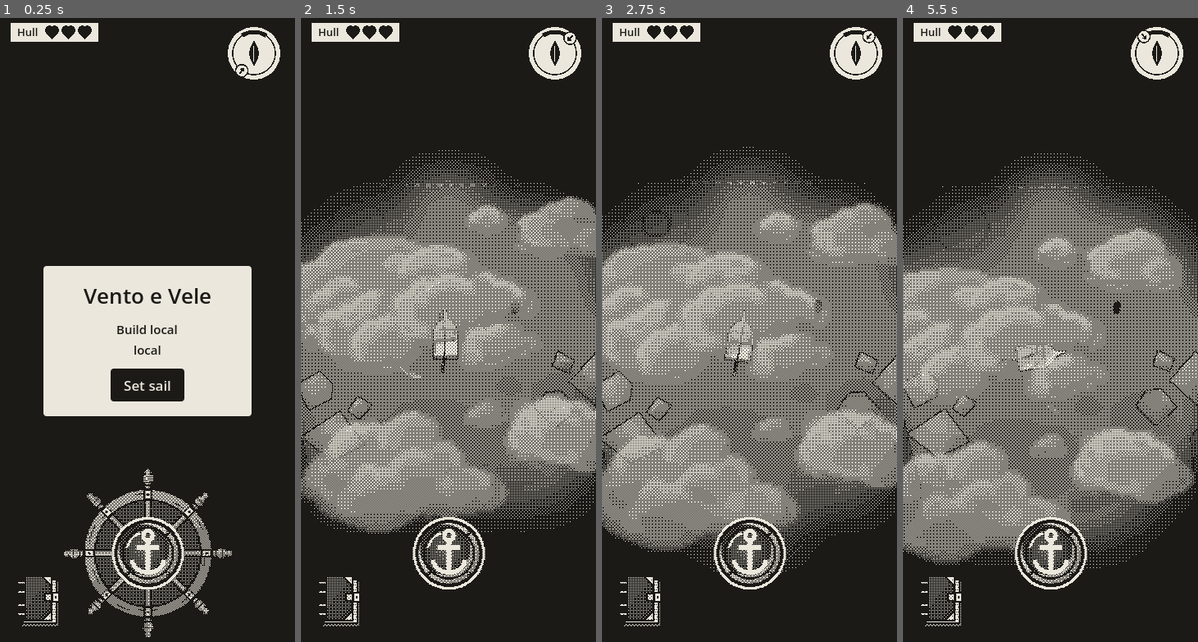
Above: before the commit, frames 1-4 (left to right).
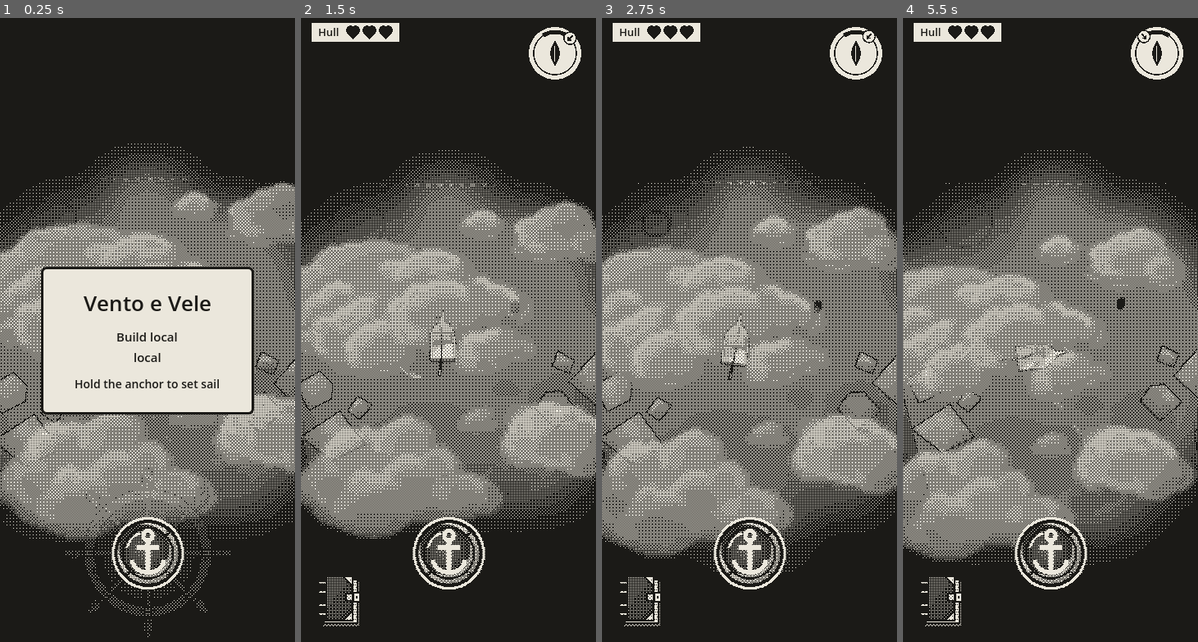
Above: after the commit, the same moments.

Repository: EnricoLabarile/Sail
Game: Godot game, scene res://Assets/Scenes/Overworld.tscn
Two runs of this game, one before a commit and one after it. Both use one fixed random seed, a clock stepped at 60 frames per second and the inputs below.
Inputs (mouse positions are in pixels of both pictures, inside the frame that each line leads up to):
- Up to frame 1 (0.25 s): no input
- Up to frame 2 (1.5 s): click (448, 386) at 0.5 s, where only the run before the commit has a clickable "Set sail"; tap Enter (ui_accept) at 1.25, 1.35 s; move the mouse to (513, 305) at 1.27 s; hold Right (ui_right) from 1.28 s (still down); click (513, 305) at 1.42 s
- Up to frame 3 (2.75 s): tap Enter (ui_accept) at 1.52, 1.82 s; release Right (ui_right) at 2 s; drag from (690, 373) to (734, 473) at 2.02 s
- Up to frame 4 (5.5 s): move the mouse to (1080, 198) at 2.77 s; hold Right (ui_right) 2.78-3.5 s; tap Enter (ui_accept) at 2.85, 4.35, 4.52, 4.82 s; drag from (1035, 473) to (962, 242) at 3.52 s; move the mouse to (1139, 442) at 4.27 s; hold Left (ui_left) 4.28-5 s; drag from (962, 242) to (1006, 174) at 5.02 s

The runs differ from the first frame. In frame 1, 23% of the frame differs, in the area x 0-100%, y 0-100%; in frame 2, 1.9%; in frame 3, 1.9%; in frame 4, 1.6%.

Commit message:
Start screen: no button, weighing the anchor starts the game; only the hub shows until then
Co-Authored-By: Claude Opus 5.5 <noreply@anthropic.com>
Claude-Session: https://claude.ai/code/session_0154zeqDuhZHz7ZXLE21BuMs

Diff:
--- a/Assets/Boat/boat.gd
+++ b/Assets/Boat/boat.gd
@@ -105,6 +105,10 @@
 ## Sent when the anchor goes down (not when she ties up at a pier). The trap setter listens (TrapSetter in
 ## boat.tscn, Assets/Items/trap/trap_setter.gd): with a trap equipped, it lays one.
 signal anchor_dropped
+
+## Sent when the anchor comes up (not when she casts off from a pier). The start screen listens: weighing the
+## anchor the first time starts the game.
+signal anchor_weighed
 
 ## Sent when the wheel's hub should start or stop showing the speech bubble instead of the anchor: she came into
 ## an NPC's radius or left it, or a talk started or ended (talk_hint() says which). The wheel listens.
@@ -228,6 +232,8 @@
 		for spot in get_tree().get_nodes_in_group("fishing_spots"):
 			spot.try_fishing(self)
 		anchor_dropped.emit()
+	else:
+		anchor_weighed.emit()
 	Sfx.anchor(anchored)             # its sound: the splash going down, the chain coming up (Assets/SFX/sfx.gd)
 
 
--- a/Assets/SFX/sfx.gd
+++ b/Assets/SFX/sfx.gd
@@ -7,7 +7,7 @@
 ##   wheel_thunk.ogg  the ship's wheel: a muted thud when it reaches full lock
 ## (The sea, the wind and the water along the hull were removed by Enrico; bake.html can still make them.)
 ## The players are nodes in sfx.tscn: open it to change a sound's loudness (Volume dB in the Inspector).
-## Nothing plays while the game is paused (the start screen).
+## Nothing plays while the game is paused (the game over card).
 ## (In Unreal: a few Audio Components on one actor, with their volumes set every Tick.)
 
 @onready var anchor_down: AudioStreamPlayer = $AnchorDown
--- a/Assets/UI/bomb_button/bomb_button.tscn
+++ b/Assets/UI/bomb_button/bomb_button.tscn
@@ -2,7 +2,7 @@
 
 [ext_resource type="Script" path="res://Assets/UI/bomb_button/bomb_button.gd" id="1_script"]
 
-[node name="BombButton" type="CanvasLayer"]
+[node name="BombButton" type="CanvasLayer" groups=["hidden_at_start"]]
 layer = 95
 
 [node name="Button" type="Control" parent="."]
--- a/Assets/UI/health/health.tscn
+++ b/Assets/UI/health/health.tscn
@@ -2,7 +2,7 @@
 
 [ext_resource type="Script" path="res://Assets/UI/health/health.gd" id="1_health"]
 
-[node name="Health" type="CanvasLayer" groups=["hidden_while_talking"]]
+[node name="Health" type="CanvasLayer" groups=["hidden_while_talking", "hidden_at_start"]]
 layer = 110
 
 [node name="Hearts" type="Control" parent="."]
--- a/Assets/UI/logbook/logbook.tscn
+++ b/Assets/UI/logbook/logbook.tscn
@@ -7,7 +7,7 @@
 [node name="Logbook" type="Node"]
 script = ExtResource("1_logbook")
 
-[node name="IconLayer" type="CanvasLayer" parent="."]
+[node name="IconLayer" type="CanvasLayer" parent="." groups=["hidden_at_start"]]
 layer = 95
 
 [node name="BookIcon" type="Control" parent="IconLayer"]
--- a/Assets/UI/start_screen.gd
+++ b/Assets/UI/start_screen.gd
@@ -1,24 +1,38 @@
 extends CanvasLayer
 ## THE START SCREEN: a card shown before the game starts, saying which build this is
 ## (its number and when it was built), so on the phone you can tell you're playing the latest one.
-## A tap on "Set sail" hides it and the game starts.
 ##
-## While it's up, the game is paused (get_tree().paused): the boat and the wind wait.
-## This node keeps working while paused (process_mode = Always, set in start_screen.tscn),
-## otherwise its own button would be paused too.
+## There's no button (Enrico): the boat starts at anchor, and weighing the anchor (holding the wheel's hub, as
+## always) is what starts the game. Until then every control but the hub is hidden: everything in the group
+## "hidden_at_start" (the wind vane, the hearts, the logbook button, the bomb button). To hide something else at
+## the start too, add its node to that group (Node dock → Groups; like an Actor Tag in Unreal).
+## The game isn't paused meanwhile: she simply waits at anchor while the clouds and gulls go by.
 
 const BuildInfo := preload("res://Assets/UI/build_info.gd")   # the build's number and time
 
 @onready var build_label: Label = $Card/Margin/Lines/Build
-@onready var start_button: Button = $Card/Margin/Lines/Start
 
 
 func _ready() -> void:
 	build_label.text = "Build %s\n%s" % [BuildInfo.NUMBER, BuildInfo.STARTED]
-	start_button.pressed.connect(_on_start)    # when the button is pressed, call _on_start
-	get_tree().paused = true                   # hold the game until "Set sail"
+	_show_controls.call_deferred(false)        # after every node is ready (and in its group): hide the controls
+	_listen_to_boat.call_deferred()
 
 
+## Waits for the boat to weigh anchor for the first time (boat.gd sends anchor_weighed).
+func _listen_to_boat() -> void:
+	var boat := get_tree().get_first_node_in_group("player_boat")
+	if boat:
+		boat.anchor_weighed.connect(_on_start, CONNECT_ONE_SHOT)   # ONE_SHOT: only the first time
+
+
+## The anchor came up: the card goes away and the controls come back.
 func _on_start() -> void:
-	get_tree().paused = false                  # the game goes
-	hide()                                     # the card goes away
+	hide()
+	_show_controls(true)
+
+
+## Hides (or shows) every node in the group "hidden_at_start".
+func _show_controls(show: bool) -> void:
+	for node in get_tree().get_nodes_in_group("hidden_at_start"):
+		node.visible = show
--- a/Assets/UI/start_screen.tscn
+++ b/Assets/UI/start_screen.tscn
@@ -14,19 +14,7 @@
 corner_radius_bottom_right = 6
 corner_radius_bottom_left = 6
 
-[sub_resource type="StyleBoxFlat" id="Button"]
-bg_color = Color(0.106, 0.102, 0.09, 1)
-corner_radius_top_left = 4
-corner_radius_top_right = 4
-corner_radius_bottom_right = 4
-corner_radius_bottom_left = 4
-content_margin_left = 16.0
-content_margin_top = 8.0
-content_margin_right = 16.0
-content_margin_bottom = 8.0
-
 [node name="StartScreen" type="CanvasLayer"]
-process_mode = 3
 layer = 130
 script = ExtResource("1_start")
 
@@ -66,13 +54,8 @@
 text = "Build"
 horizontal_alignment = 1
 
-[node name="Start" type="Button" parent="Card/Margin/Lines"]
-size_flags_horizontal = 4
-theme_override_colors/font_color = Color(0.922, 0.906, 0.863, 1)
-theme_override_colors/font_pressed_color = Color(0.922, 0.906, 0.863, 1)
-theme_override_colors/font_hover_color = Color(0.922, 0.906, 0.863, 1)
-theme_override_font_sizes/font_size = 17
-theme_override_styles/normal = SubResource("Button")
-theme_override_styles/pressed = SubResource("Button")
-theme_override_styles/hover = SubResource("Button")
-text = "Set sail"
+[node name="Hint" type="Label" parent="Card/Margin/Lines"]
+theme_override_colors/font_color = Color(0.106, 0.102, 0.09, 1)
+theme_override_font_sizes/font_size = 14
+text = "Hold the anchor to set sail"
+horizontal_alignment = 1
--- a/Assets/UI/wind_vane.tscn
+++ b/Assets/UI/wind_vane.tscn
@@ -2,7 +2,7 @@
 
 [ext_resource type="Script" uid="uid://i05lxe1da0dr" path="res://Assets/UI/wind_vane.gd" id="1_vane"]
 
-[node name="WindVane" type="CanvasLayer" unique_id=1870220155 groups=["hidden_while_talking"]]
+[node name="WindVane" type="CanvasLayer" unique_id=1870220155 groups=["hidden_while_talking", "hidden_at_start"]]
 layer = 110
 
 [node name="Dial" type="Control" parent="." unique_id=125655127]
Not shown, changed: CLAUDE.md
